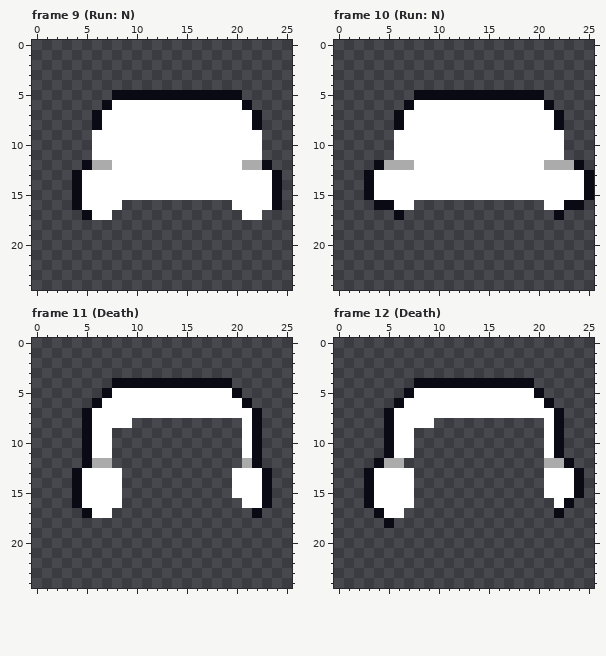
A pixel-art file gets an edit: raw assets/player.ase. Above: the version before the commit.
26x25 pixels, 16 frames. Shown: frame 9 (Run: N), frame 10 (Run: N), frame 11 (Death), frame 12 (Death). The commit also changed other frames, which this record leaves out.
And afterwards:
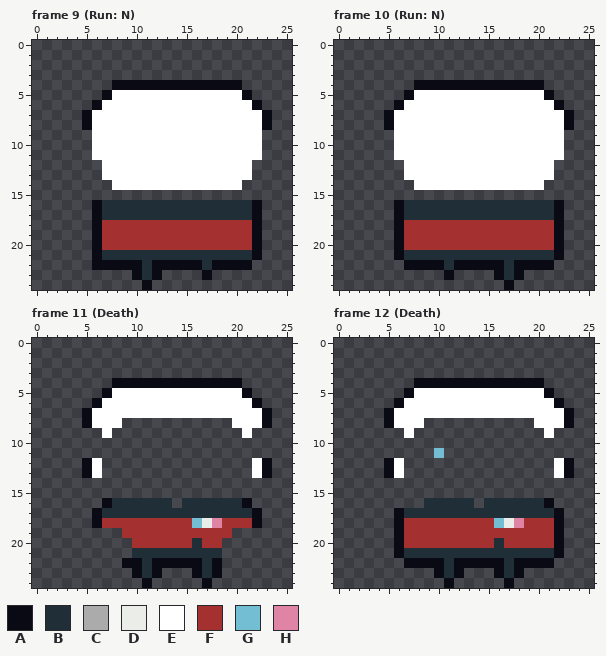
Palette (. is transparent): A #090a14  B #202e37  C #ababab  D #ebede9  E #ffffff  F #a53030  G #73bed3  H #df84a5
What changed:
layer "Body" now shown
layer "hair 2" now hidden
layer "hair 3" added
Changed rows in their new state; - is an unchanged pixel.
Frame 9 (Run: N):
first column x 5:
 4 ---AAAAAAAAAAAAA---
 5 --AEEEEEEEEEEEEEA--
 6 -AE-------------EA-
 7 AE---------------EA
 8 AE---------------EA
first column x 4:
12 -..E-------------E..-
13 ...---------------...
14 ....-------------....
15 .....................
16 ..ABBBBBBBBBBBBBBBA..
17 -.ABBBBBBBBBBBBBBBA--
18 --AFFFFFFFFFFFFFFFA--
19 --AFFFFFFFFFFFFFFFA--
20 --AFFFFFFFFFFFFFFFA--
21 --ABBBBBBBBBBBBBBBA--
22 --AAAAABAAAAABAAAA---
23 ------ABA----A-------
24 -------A-------------
Frame 10 (Run: N):
first column x 5:
 4 ---AAAAAAAAAAAAA---
 5 --AEEEEEEEEEEEEEA--
 6 -AE-------------EA-
 7 AE---------------EA
 8 AE---------------EA
first column x 3:
12 -...E-------------E...-
13 ....---------------....
14 .....-------------.....
15 .......................
16 -..ABBBBBBBBBBBBBBBA..-
17 ----BBBBBBBBBBBBBBB----
18 ---AFFFFFFFFFFFFFFFA---
19 ---AFFFFFFFFFFFFFFFA---
20 ---AFFFFFFFFFFFFFFFA---
21 ---ABBBBBBBBBBBBBBBA---
22 ----AAAABAAAAABAAAA----
23 --------A----ABA-------
24 --------------A--------
Frame 11 (Death):
first column x 4:
 4 ----------------A---
 5 ----------------EA--
 6 -----------------EA-
 7 ------------------EA
 8 -----.----------E-EA
 9 -..---------------.-
10 -...-------------..-
11 -...-------------..-
12 --E.-------------.EA
13 .A-..-----------..--
14 .....-----------....
15 .....-----------....
16 ...ABBBBBB-BBBBBBA..
17 -.ABBBBBBBBBBBBBBB--
18 --AFFFFFFFFFGDHFFFA-
19 -----FFFFFFFFFFF----
20 ------FFFFFFBFF-----
21 ------BBBBBBBBB-----
22 -----AABAAAAABA-----
23 ------ABA---ABA-----
24 -------A-----A------
Frame 12 (Death):
first column x 3:
 4 -----------------A----
 5 -----------------EA---
 6 ------------------EA--
 7 -------------------EA-
 8 ------.----------E-EA-
 9 --..---------------.--
10 --...-------------..--
11 --...--G----------..--
12 -.AE--------------.E--
13 ..A-.-------------.-A.
14 .....-------------....
15 .....-------------....
16 .....-BBBBB-BBBBBBA..-
17 -..ABBBBBBBBBBBBBBB---
18 --.AFFFFFFFFFGDHFFFA--
19 ---AFFFFFFFFFFFFFFFA--
20 ---AFFFFFFFFFBFFFFFA--
21 ---ABBBBBBBBBBBBBBBA--
22 ----AAAABAAAAABAAAA---
23 -------ABA---ABA------
24 --------A-----A-------
Pixel boxes of the changes (left, top, right, bottom) in both pictures:
changed: (82, 80, 272, 130)
changed: (72, 160, 282, 290)
changed: (384, 80, 574, 130)
changed: (364, 160, 594, 290)
changed: (72, 378, 272, 588)
changed: (364, 378, 584, 588)
